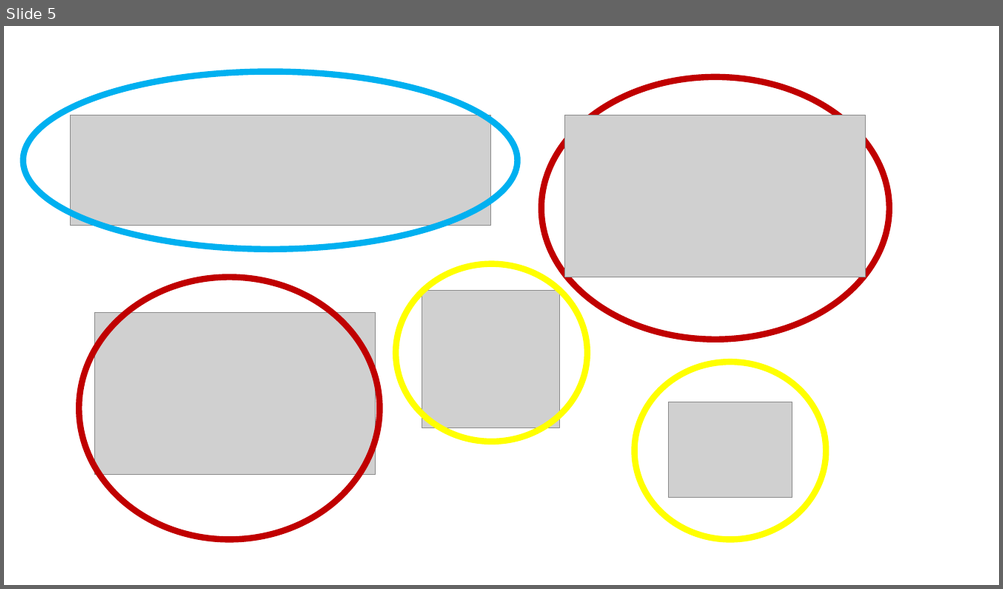
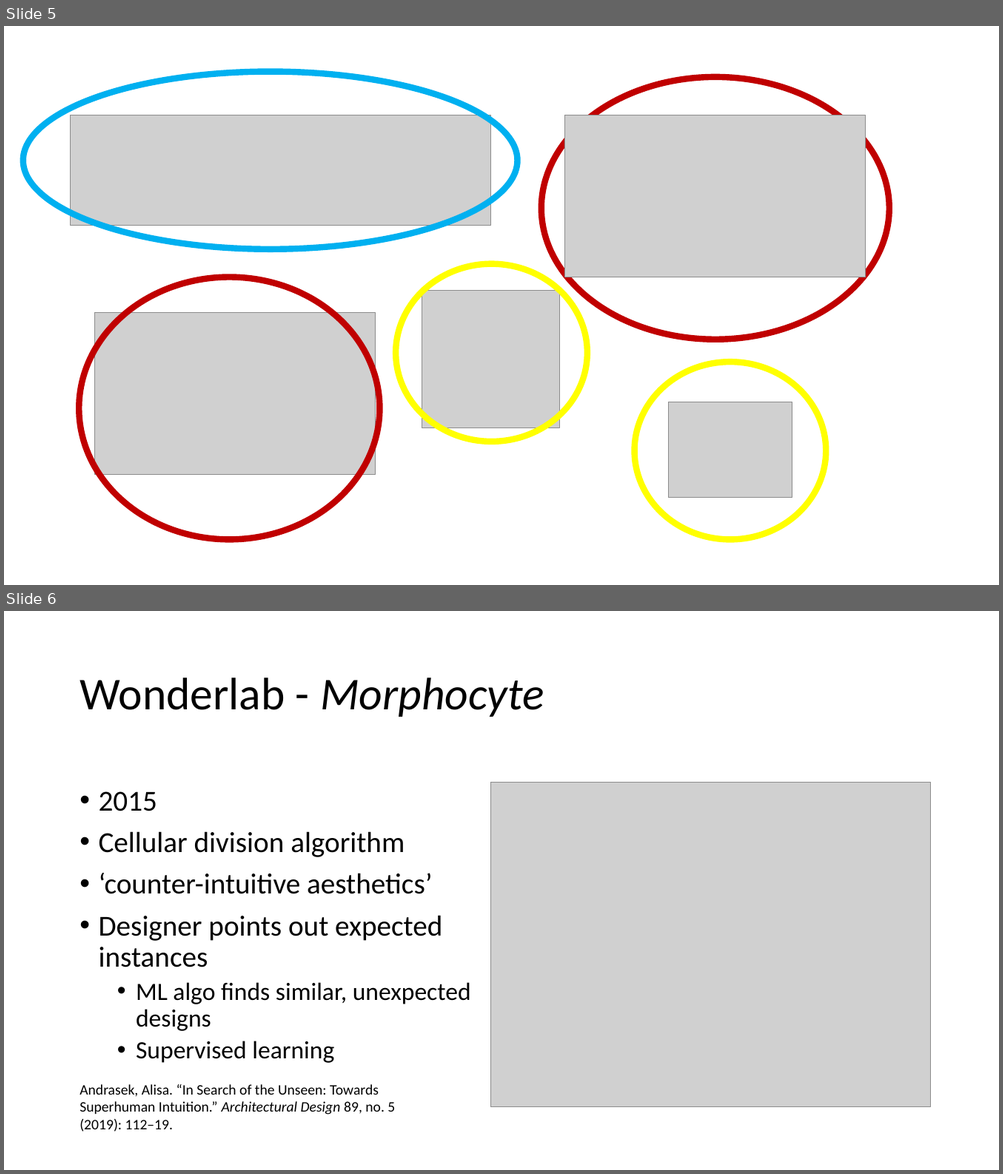
Before and after one commit to prxsto/529-ML-research, a slide deck: presentation1.pptx. Shown one above the other, each under a label of ours: slide 5 before the commit, slides 5 and 6 after it. The pictures are 1003x589 and 1003x1174 pixels, drawn with LibreOffice and Linux fonts; fonts in the diff are those of the drawing; grey boxes stand for pictures. Boxes give left, top, right and bottom in pixels: in the first picture for what was removed or moved away, otherwise in the second. Text is boxed around its words. In the diff, an @@ line names an element or a change of style, - is before the commit and + after.

```diff
--- a/presentation1.pptx
+++ b/presentation1.pptx
@@ slide 6 added at bbox=[4, 611, 999, 1170], background #FFFFFF @@
@@ title added at bbox=[79, 678, 544, 717], 44 pt, text #000000 @@
+Wonderlab - Morphocyte
@@ picture added at bbox=[490, 782, 930, 1106] @@
@@ text added at bbox=[99, 792, 471, 1063], 28 pt, text #000000 @@
+• 2015
+• Cellular division algorithm
+• ‘counter-intuitive aesthetics’
+• Designer points out expected instances
+  • ML algo finds similar, unexpected designs
+  • Supervised learning
@@ text added at bbox=[79, 1085, 395, 1132], 14 pt, text #000000 @@
+Andrasek, Alisa. “In Search of the Unseen: Towards Superhuman Intuition.” Architectural Design 89, no. 5 (2019): 112–19.
```
Also in this commit, not shown: 3 slides changed, 3 other slides added, 10 slides removed, 3 other files.
